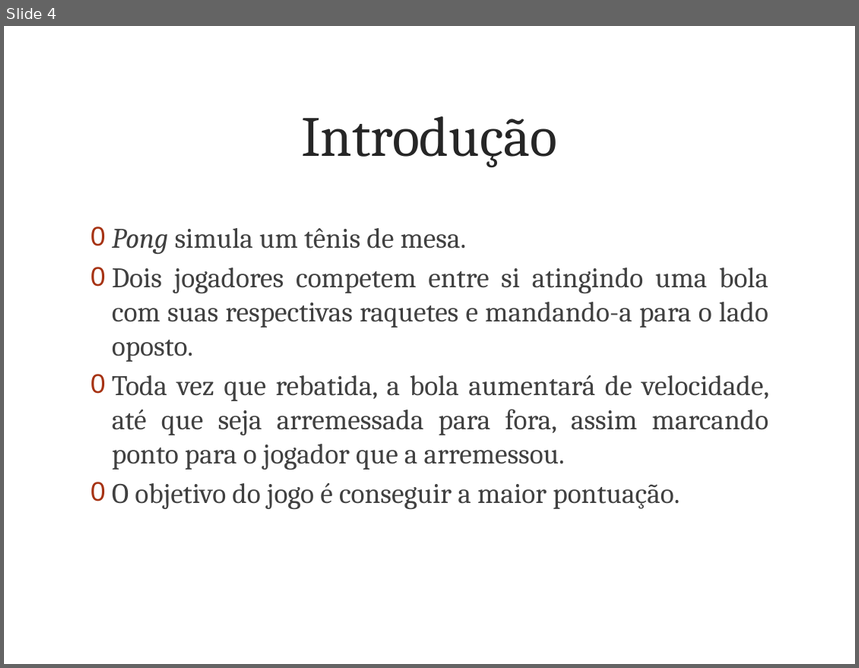
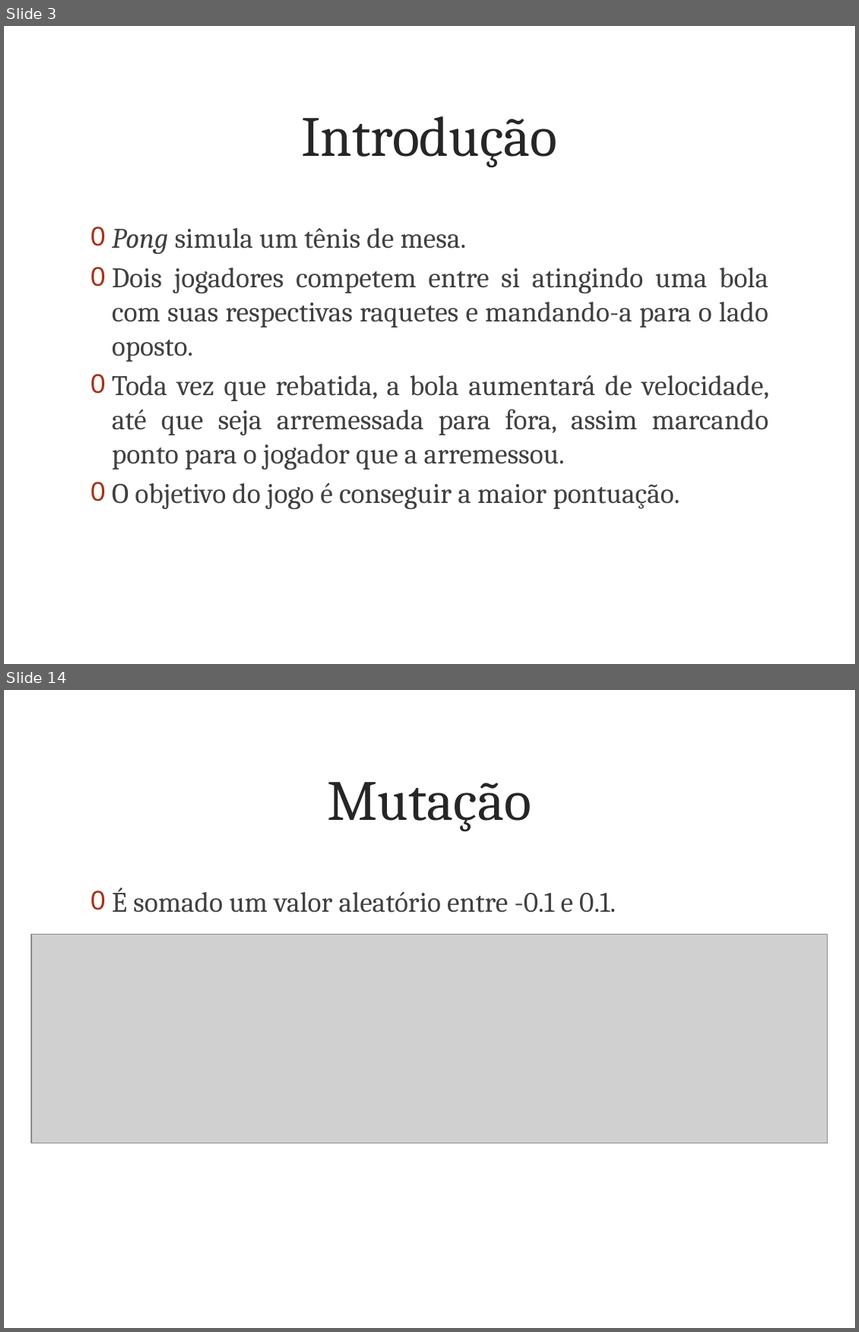
Before and after one commit to giordanna/pong-genetico, a slide deck: Documentação/Programando o Jogo Pong Utilizando Algoritmo Genético.pptx. Shown one above the other, each under a label of ours: slide 4 before the commit, slides 3 and 14 after it; the slides between them are not shown. The pictures are 859x668 and 859x1332 pixels, drawn with LibreOffice and Linux fonts; fonts in the diff are those of the drawing; grey boxes stand for pictures; background and template pictures are left out. Boxes give left, top, right and bottom in pixels: in the first picture for what was removed or moved away, otherwise in the second. Text is boxed around its words. In the diff, an @@ line names an element or a change of style, - is before the commit and + after.

```diff
--- a/Documentação/Programando o Jogo Pong Utilizando Algoritmo Genético.pptx
+++ b/Documentação/Programando o Jogo Pong Utilizando Algoritmo Genético.pptx
@@ slide 14 added at (x1=4, y1=690, x2=855, y2=1328), background picture (left out) @@
@@ title added at (x1=328, y1=782, x2=532, y2=832), 48 pt, text #262626 @@
+Mutação
@@ text added at (x1=112, y1=888, x2=616, y2=913), 24 pt, text #404040 @@
+0 É somado um valor aleatório entre -0.1 e 0.1.
@@ picture added at (x1=31, y1=934, x2=828, y2=1144) @@
@@ what was slide 4 is now slide 3 @@
```
Also in this commit, not shown: 4 slides changed, 19 other slides added, 8 slides removed, 28 other files.
